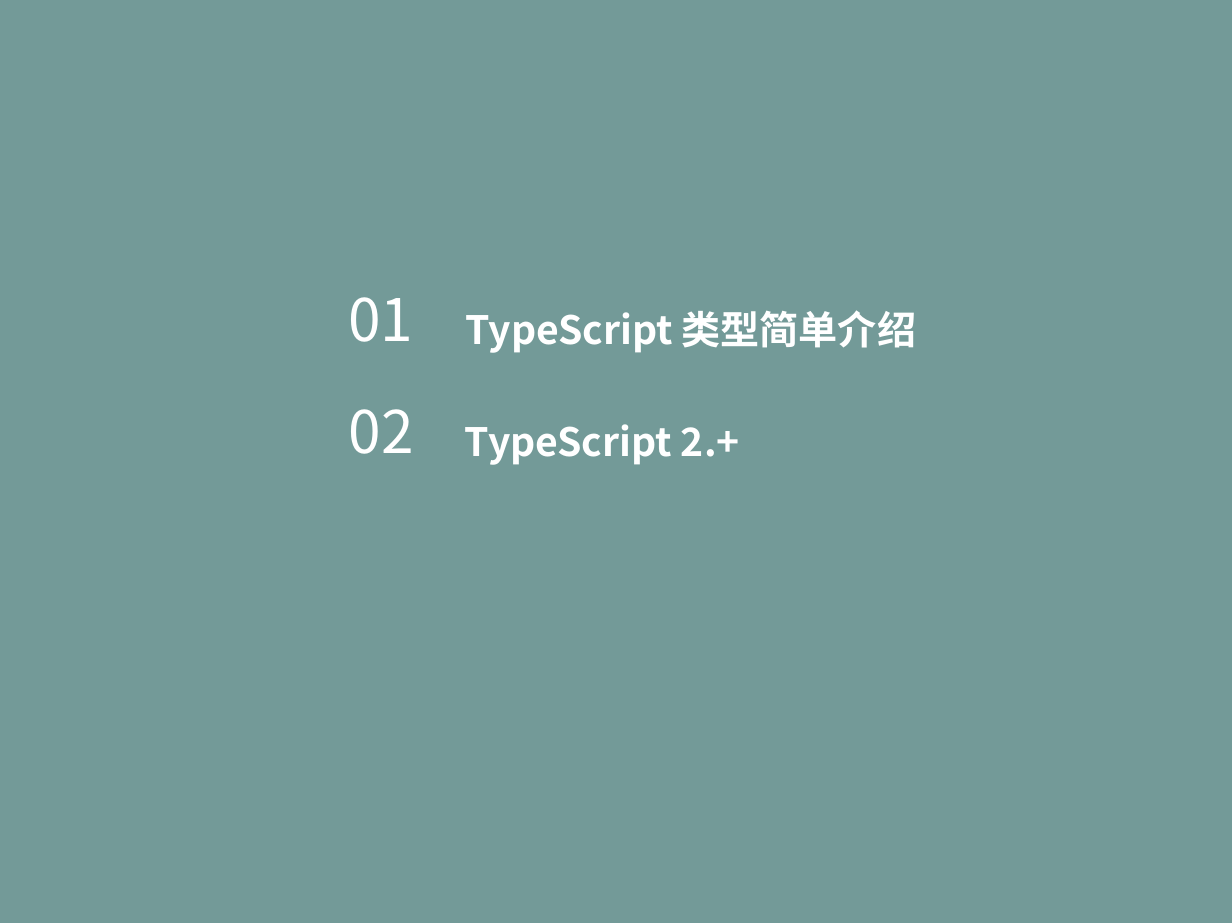
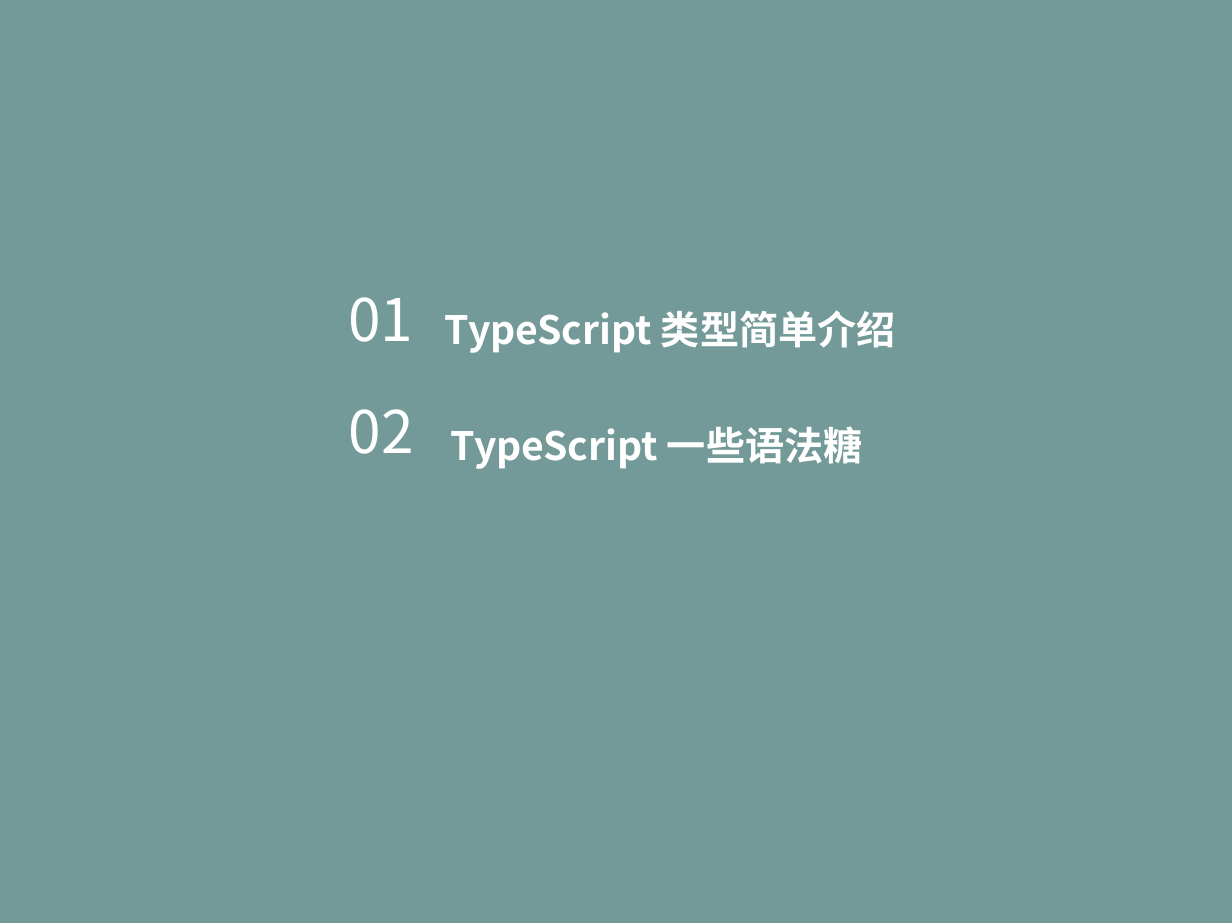
Before and after one commit to life0727/blog, a slide deck: slide 2 of ppt/typescript（二）.pptx. Drawn at 1232x923 pixels with LibreOffice and Linux fonts; fonts in the diff are those of the drawing. Boxes give left, top, right and bottom in pixels: in the first picture for what was removed or moved away, otherwise in the second. Text is boxed around its words. In the diff, an @@ line names an element or a change of style, - is before the commit and + after.

```diff
--- a/ppt/typescript（二）.pptx
+++ b/ppt/typescript（二）.pptx
@@ text "TypeScript 类型简单介绍": place and size @@
-text "TypeScript 类型简单介绍" at (465, 310, 917, 353)
+text "TypeScript 类型简单介绍" at (445, 310, 896, 353)
@@ text at (451, 426, 863, 469): text changed @@
-TypeScript 2.+
+TypeScript 一些语法糖
```
Also in this commit, not shown: 4 other slides changed, 5 slides added.
